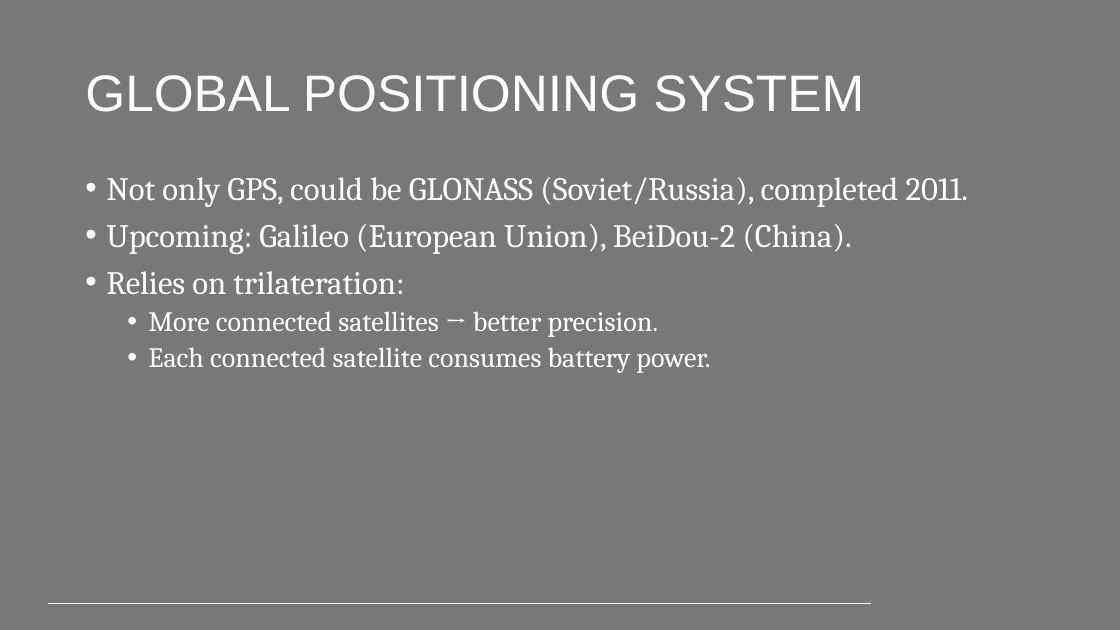
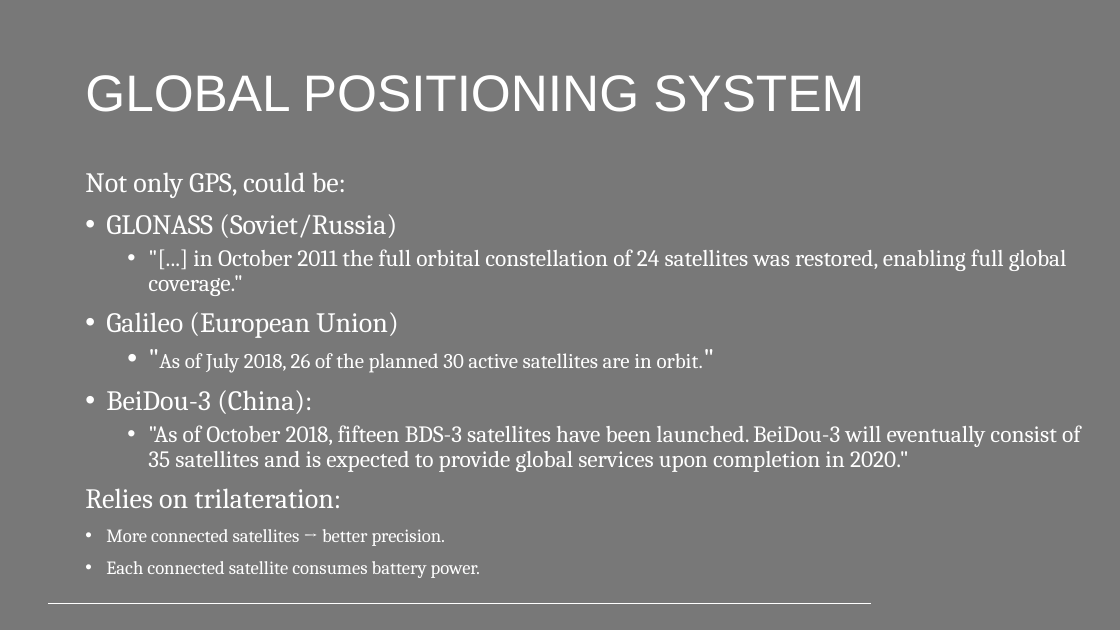
Before and after one commit to PeppeL-G/course-material, a slide deck: slide 3 of src/lectures/android-gps/android-gps.pptx. Drawn at 1120x630 pixels with LibreOffice and Linux fonts; fonts in the diff are those of the drawing; background and template pictures are left out. Boxes give left, top, right and bottom in pixels: in the first picture for what was removed or moved away, otherwise in the second. Text is boxed around its words. In the diff, an @@ line names an element or a change of style, - is before the commit and + after.

Commit message:
Updated lectures.

```diff
--- a/src/lectures/android-gps/android-gps.pptx
+++ b/src/lectures/android-gps/android-gps.pptx
@@ text at box(85, 172, 1081, 472): text changed; size 28 to 20 pt @@
-• Not only GPS, could be GLONASS (Soviet/Russia), completed 2011.
-• Upcoming: Galileo (European Union), BeiDou-2 (China).
+Not only GPS, could be:
+• GLONASS (Soviet/Russia)
+  • "[...] in October 2011 the full orbital constellation of 24 satellites was restored, enabling full global coverage."
+• Galileo (European Union)
+  • "As of July 2018, 26 of the planned 30 active satellites are in orbit."
+• BeiDou-3 (China):
+  • "As of October 2018, fifteen BDS-3 satellites have been launched. BeiDou-3 will eventually consist of 35 satellites and is expected to provide global services upon completion in 2020."
@@ text at box(85, 488, 480, 578): size 28 to 24 pt in "Relies on trilateration:"; size 24 to 16 pt in "More connected satellites → better precision.", "Each connected satellite consumes battery power."; bullet • to none; list level 2 to 1 in "More connected satellites → better ..."; list level 2 to 1 in "Each connected satellite consumes battery ..." @@
```
Also in this commit, not shown: 2 other slides changed, 5 other files.
